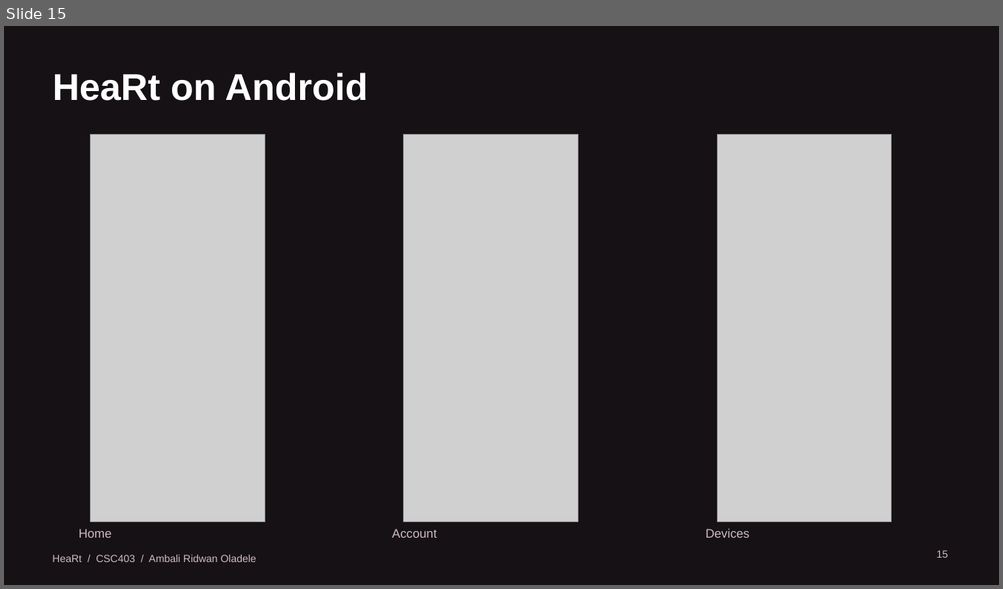
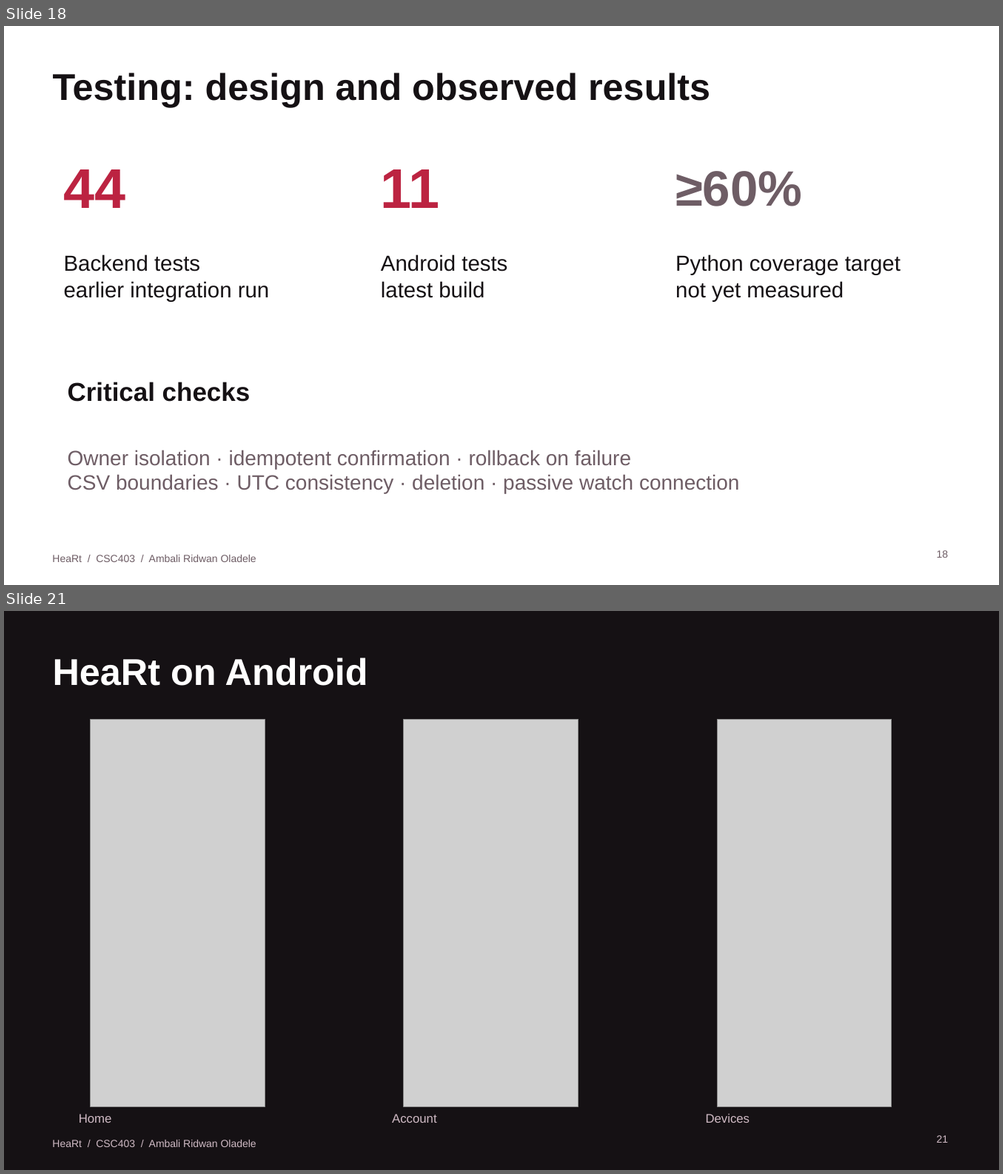
Before and after one commit to iamRed-One/heart-rate-monitor, a slide deck: docs/presentation/HeaRt-Project-Demonstration.pptx. Shown one above the other, each under a label of ours: slide 15 before the commit, slides 18 and 21 after it; the slides between them are not shown. The pictures are 1003x589 and 1003x1174 pixels, drawn with LibreOffice and Linux fonts; fonts in the diff are those of the drawing; grey boxes stand for pictures. Boxes give left, top, right and bottom in pixels: in the first picture for what was removed or moved away, otherwise in the second. Text is boxed around its words. In the diff, an @@ line names an element or a change of style, - is before the commit and + after.

Commit message:
Present project requirements and UML with Android-only demonstration

```diff
--- a/docs/presentation/HeaRt-Project-Demonstration.pptx
+++ b/docs/presentation/HeaRt-Project-Demonstration.pptx
@@ slide 18 added at <box>4,26,999,585</box>, background #FFFFFF @@
@@ title added at <box>53,73,710,107</box>, 36 pt, text #151114, bold @@
+Testing: design and observed results
@@ text added at <box>64,170,126,208</box>, 54 pt, text #BC2341, bold @@
+44
@@ text added at <box>381,170,440,208</box>, 54 pt, text #BC2341, bold @@
+11
@@ text added at <box>675,171,802,207</box>, 48 pt, text #6E5D65, bold @@
+≥60%
@@ text added at <box>64,255,269,301</box>, 21 pt, text #151114 @@
+Backend tests
+earlier integration run
@@ text added at <box>381,255,507,298</box>, 21 pt, text #151114 @@
+Android tests
+latest build
@@ text added at <box>675,255,900,301</box>, 21 pt, text #151114 @@
+Python coverage target
+not yet measured
@@ text added at <box>68,382,250,402</box>, 25 pt, text #151114, bold @@
+Critical checks
@@ text added at <box>68,450,740,494</box>, 20 pt, text #6E5D65 @@
+Owner isolation · idempotent confirmation · rollback on failure
+CSV boundaries · UTC consistency · deletion · passive watch connection
@@ text added at <box>52,555,256,562</box>, 10 pt, text #6E5D65 @@
+HeaRt / CSC403 / Ambali Ridwan Oladele
@@ page number added at <box>936,551,948,558</box>, 10 pt, text #6E5D65 @@
+18
@@ what was slide 15 is now slide 21 @@
@@ page number at <box>936,1136,948,1143</box>: text changed @@
-15
+21
```
Also in this commit, not shown: 2 slides changed, 18 other slides added, 13 slides removed, 10 other files.
